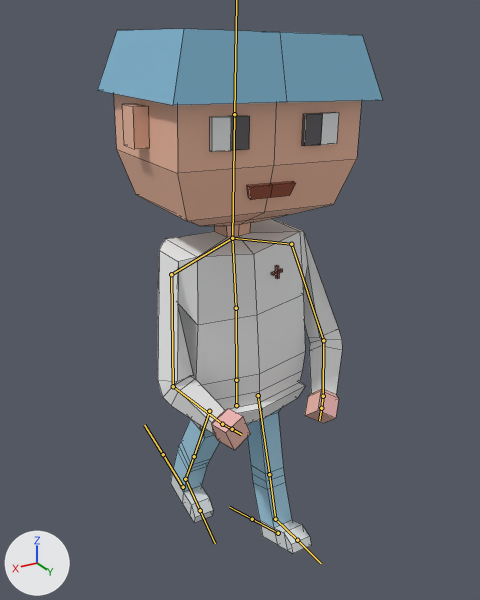
What one commit did to the FBX model Assets/Resources/PhotonPrefabs/doctorModel.fbx.
The view is the same before and after, from a 50 mm camera at (0.742, 1.3, 1.366) aimed at (-0.033, 0.008, 0.72). Arrows for +X, +Y and +Z are at lower left; the lights stay in place. Both versions are drawn at frame 135 of the action 'Armature.002|Talk 1'; the numbers are the values there. The bones that bend it are drawn over the model as lines. Mesh edges are drawn as thin lines.

The first picture shows 'Doctor'.
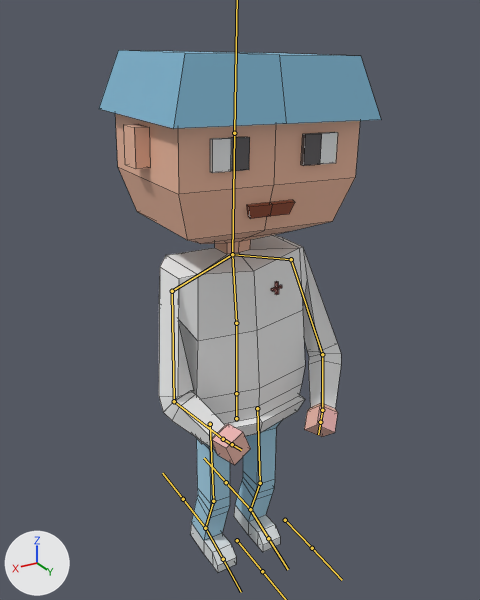
The edits, one by one:
Bone 'Pelvis' (bone_pelvis) moves from (0.019, 0.029, 0.015) to (0.019, -0.011, 0.015).
Bone 'Upper Leg.L' (bone_upper_leg_l) turns from (14, 1, -1) to (5, 1, -3) degrees about its own x, y and z.
Bone 'Lower Leg.L' (bone_lower_leg_l) turns from (8, 0, 0) to (-21, 0, 0) degrees about its own x, y and z.
Bone 'Foot.L' (bone_foot_l) turns from (0, 1, 1) to (16, 2, 3) degrees about its own x, y and z.
Bone 'Upper Leg.R' (bone_upper_leg_r) turns from (-30, 1, -1) to (5, 1, -3) degrees about its own x, y and z.
Bone 'Lower Leg.R' (bone_lower_leg_r) turns from (8, 0, 0) to (-21, 0, 0) degrees about its own x, y and z.
Bone 'Foot.R' (bone_foot_r) turns from (11, 0, 2) to (16, 2, 3) degrees about its own x, y and z.

Boxes (x1, y1, x2, y2) around the edits, measured in the pictures (480 x 600 px):
'Doctor', posed
    before: (97, 29, 383, 553)
    after: (99, 50, 381, 572)
bone 'Pelvis', root to tip
    before: (236, 405) to (236, 380)
    after: (236, 418) to (236, 394)
bone 'Upper Leg.L', root to tip
    before: (258, 395) to (269, 474)
    after: (257, 408) to (260, 483)
bone 'Lower Leg.L', root to tip
    before: (269, 474) to (275, 519)
    after: (260, 483) to (250, 509)
bone 'Foot.L', root to tip
    before: (275, 519) to (297, 540)
    after: (250, 509) to (268, 538)
bone 'Upper Leg.R', root to tip
    before: (209, 411) to (194, 456)
    after: (210, 424) to (213, 501)
bone 'Lower Leg.R', root to tip
    before: (194, 456) to (185, 479)
    after: (213, 501) to (205, 528)
bone 'Foot.R', root to tip
    before: (185, 479) to (200, 510)
    after: (205, 528) to (223, 559)
